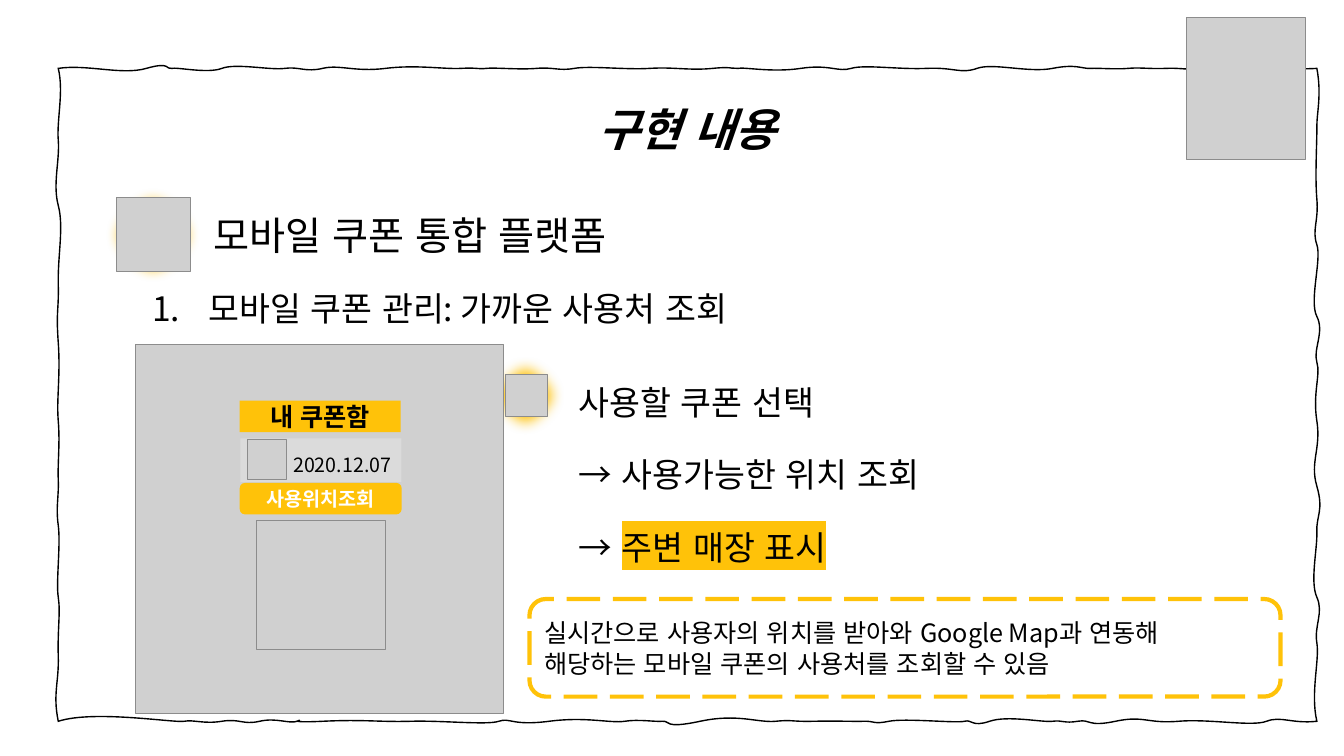
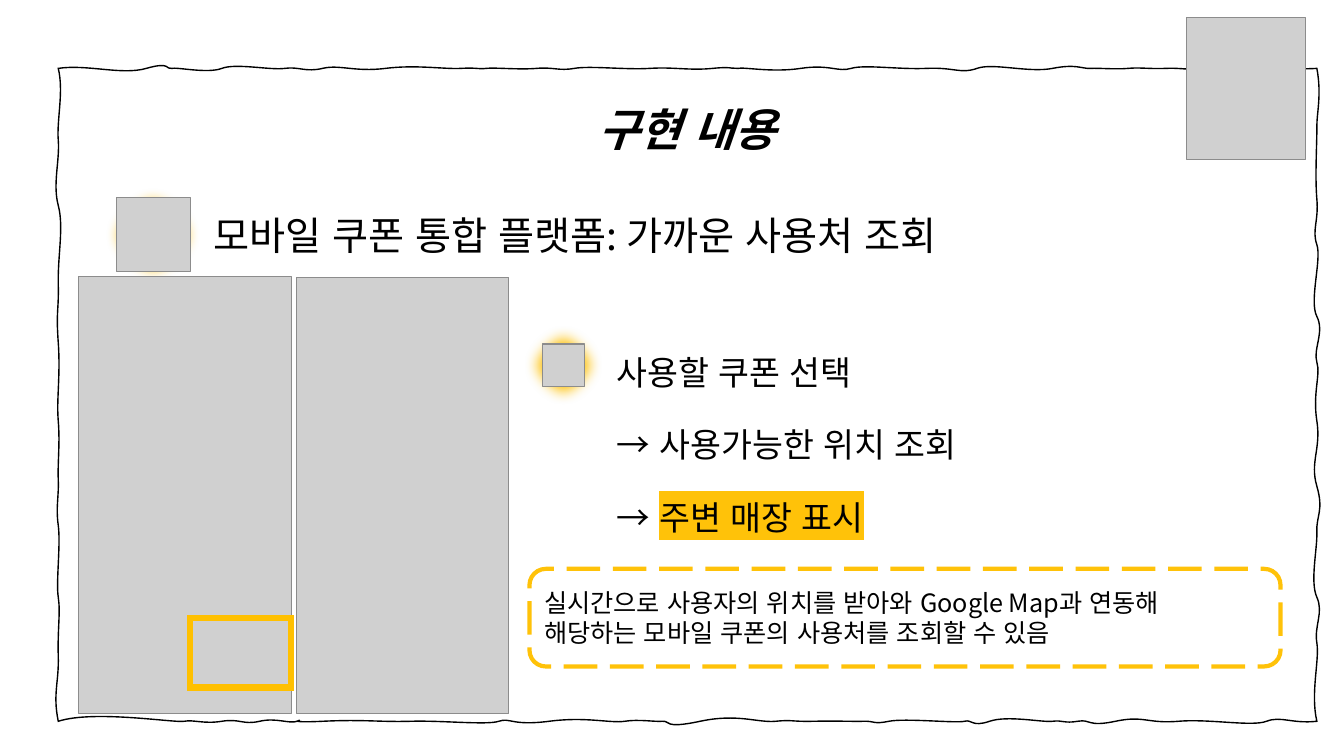
Before and after one commit to joooeunkim/Harmonize, a slide deck: slide 8 of 모두의쿠폰_하모니즈.pptx. Drawn at 1344x756 pixels with LibreOffice and Linux fonts; fonts in the diff are those of the drawing; grey boxes stand for pictures. Boxes give left, top, right and bottom in pixels: in the first picture for what was removed or moved away, otherwise in the second. Text is boxed around its words. In the diff, an @@ line names an element or a change of style, - is before the commit and + after.

```diff
--- a/모두의쿠폰_하모니즈.pptx
+++ b/모두의쿠폰_하모니즈.pptx
@@ text at box(214, 217, 936, 253): text changed @@
-모바일 쿠폰 통합 플랫폼
+모바일 쿠폰 통합 플랫폼: 가까운 사용처 조회
@@ picture added at box(79, 277, 291, 714) @@
@@ text removed at box(209, 293, 727, 324) @@
-1. 모바일 쿠폰 관리: 가까운 사용처 조회
@@ picture: place and size @@
-picture at box(135, 345, 504, 714)
+picture at box(296, 277, 509, 714)
@@ ellipse: place and size @@
-ellipse at box(483, 352, 569, 438)
+ellipse at box(520, 322, 606, 407)
@@ text "사용할 쿠폰 선택": place and size @@
-text "사용할 쿠폰 선택" at box(579, 387, 919, 563)
+text "사용할 쿠폰 선택" at box(616, 357, 957, 533)
@@ picture: place and size @@
-picture at box(505, 374, 547, 416)
+picture at box(542, 344, 585, 386)
@@ group removed at box(240, 400, 402, 649): 2 rectangles, 2 pictures, 1 rounded rectangle @@
-사용위치조회
-2020.12.07
-내 쿠폰함
@@ rounded rectangle "실시간으로 사용자의 위치를 받아와 Google ...": place and size @@
-rounded rectangle "실시간으로 사용자의 위치를 받아와 Google ..." at box(529, 599, 1280, 697)
+rounded rectangle "실시간으로 사용자의 위치를 받아와 Google ..." at box(529, 569, 1280, 666)
@@ rectangle added at box(191, 618, 291, 688), outline #FFC000 4.5 pt @@
```
Also in this commit, not shown: 8 other slides changed, 2 slides removed, 1 other file.
